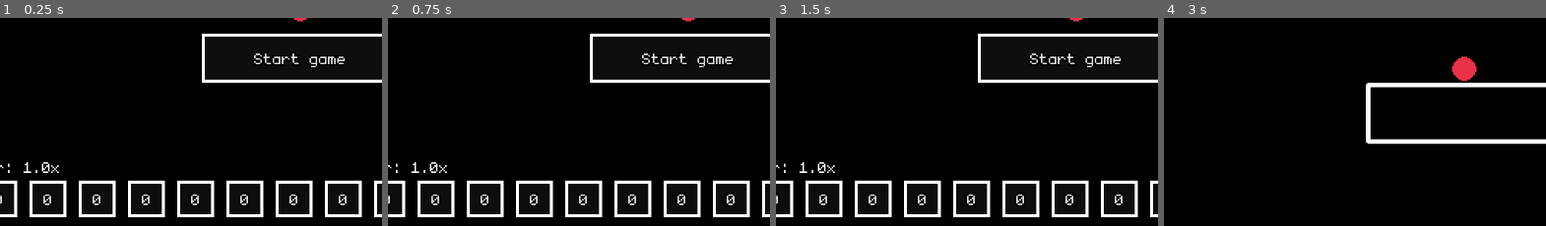
Above: before the commit, frames 1-4 (left to right).
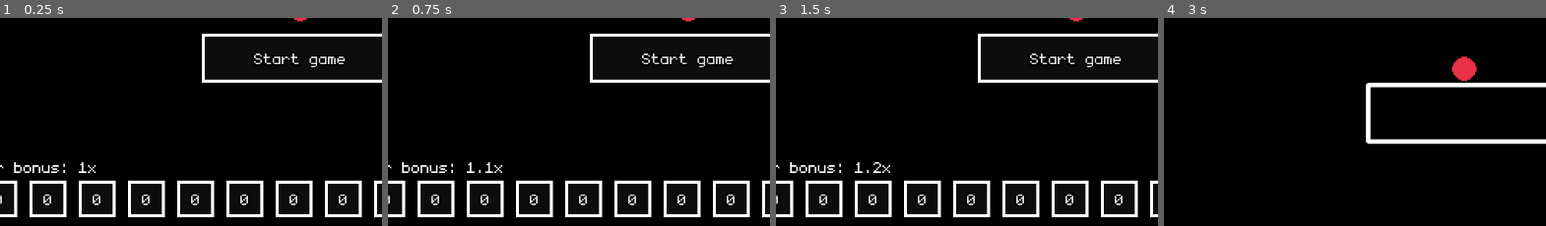
Above: after the commit, the same moments.

Repository: Unprofessional-Labs/Peggle-On-Crack
Game: Godot game, scene res://MainTitle.tscn
The game is run twice, just before and just after one commit, with the same random seed, the same clock (stepped at 60 frames per second) and the same inputs.
Inputs:
- Up to frame 1 (0.25 s): no input
- Up to frame 2 (0.75 s): click "0" at 0.5 s
- Up to frame 3 (1.5 s): click "1" at 1.25 s
- Up to frame 4 (3 s): click "2" at 2 s; click "Start game" at 2.75 s
The pictures show only the part of the screen within x 11-61%, y 50-100%; the shares and areas given below are measured in that part.

The runs differ from the first frame. In frame 1, 0.4% of the frame differs, in the area x 2-26%, y 69-75%; in frame 2, 0.5%; in frame 3, 0.5%, in the area x 2-30%, y 69-75%; in frame 4, nothing differs.

Commit message:
modifier values, now its time to like actually implement them

Diff:
--- a/MainTitle.tscn
+++ b/MainTitle.tscn
@@ -7,6 +7,7 @@
 [ext_resource path="res://MainTitle.gd" type="Script" id=5]
 [ext_resource path="res://Assets/Art/checkpoints.png" type="Texture" id=6]
 [ext_resource path="res://Scenes/Display/ModifierGridContainer.tscn" type="PackedScene" id=7]
+[ext_resource path="res://Scenes/Display/ModifierMultiplierText.gd" type="Script" id=8]
 
 [node name="MainTitle" type="Node2D"]
 script = ExtResource( 5 )
@@ -44,13 +45,14 @@
 bbcode_text = "[center]PEGGLE ON CRACK"
 text = "PEGGLE ON CRACK"
 
-[node name="Text2" parent="." instance=ExtResource( 1 )]
+[node name="ModifierMultiplierText" parent="." instance=ExtResource( 1 )]
 margin_left = -240.0
 margin_top = 96.0
-margin_right = -128.0
+margin_right = -64.0
 margin_bottom = 112.0
-bbcode_text = "Modifier: 1.0x"
-text = "Modifier: 1.0x"
+bbcode_text = "Modifier bonus: +0x"
+text = "Modifier bonus: +0x"
+script = ExtResource( 8 )
 
 [node name="ModifierGridContainer" parent="." instance=ExtResource( 7 )]
 
--- /dev/null
+++ b/Scenes/Display/ModifierMultiplierText.gd
@@ -0,0 +1,4 @@
+extends RichTextLabel
+
+func _process(delta: float) -> void:
+	bbcode_text = "Modifier bonus: " + str(Global.get_modifier_multiplier()) + "x"
--- a/Scenes/Display/ModifierOptionPanel.gd
+++ b/Scenes/Display/ModifierOptionPanel.gd
@@ -7,7 +7,7 @@
 func init(index_param):
 	index = index_param
 	max_count = Global.modifier_max_level[index]
-	count = Global.modifiers[index]
+	count = Global.modifier_levels[index]
 
 func _ready() -> void:
 	update()
@@ -19,6 +19,6 @@
 	update()
 
 func update():
-	Global.modifiers[index] = count
+	Global.modifier_levels[index] = count
 
 	$Button.text = str(count)
--- a/Scenes/Entities/PlayerBall.gd
+++ b/Scenes/Entities/PlayerBall.gd
@@ -94,7 +94,7 @@
 		if abs(linear_velocity.x) < 5 && abs(linear_velocity.y) < 5:
 			linear_velocity = Vector2.ZERO
 
-			if !ended && !is_instance:
+			if !ended && !is_instance && Global.get_node("DeadPointsTimer").is_stopped():
 				Global.emit_signal("end_game")
 
 			ended = true
--- a/Scenes/Global.gd
+++ b/Scenes/Global.gd
@@ -19,7 +19,7 @@
 	"best_score": 10000
 }
 
-var modifiers = [] # levels
+var modifier_levels = [] # levels
 var modifier_values = []
 var modifier_max_level = []
 
@@ -41,6 +41,40 @@
 	weakness
 }
 
+# pairs of [value per level, is additive]
+var modifier_value_per_level = [
+	[1.5, false],
+	[0.5, false],
+	[0.75, false],
+	[0.75, false],
+	[0,5, false],
+	[1.5, false],
+	[0,1, true],
+	[0.5, false],
+	[1.25, false],
+	[2, true],
+	[0.1, true],
+	[3, true],
+	[3, true],
+	[0.05, true],
+	[0.75, false]
+]
+
+func get_modifier_multiplier():
+	var sum = 1.0
+	for i in modifier_levels:
+		sum += i*0.1
+	return sum
+
+func update_modifier_values():
+	for i in range(modifier_levels.size()):
+		var modifier_level = modifier_levels[i]
+		var value
+		if modifier_value_per_level[i][1] == true:
+			value = modifier_value_per_level[i][0] * modifier_level
+		else:
+			value = pow(modifier_value_per_level[i][0], modifier_level)
+
 # these are array of pairs/triplets
 var multipliers = [] # 0 - multiplier; 1 - time left; 2 - sprite frame
 var powerups = [] # 0 - powerup; 1 - time left
@@ -104,8 +138,8 @@
 
 func initialize_variables():
 	var number_of_modifiers = MODIFIER.size()
-	modifiers.resize(number_of_modifiers)
-	modifiers.fill(0)
+	modifier_levels.resize(number_of_modifiers)
+	modifier_levels.fill(0)
 	modifier_values.resize(number_of_modifiers)
 	modifier_values.fill(0)
 	modifier_max_level.resize(number_of_modifiers)
--- a/Scenes/Global.tscn
+++ b/Scenes/Global.tscn
@@ -11,5 +11,6 @@
 
 [node name="DeadPointsTimer" type="Timer" parent="."]
 wait_time = 5.0
+one_shot = true
 
 [connection signal="timeout" from="ComboTimer" to="." method="_on_ComboTimer_timeout"]
Not shown: 1 places in MainTitle.tscn that only renumber resources
